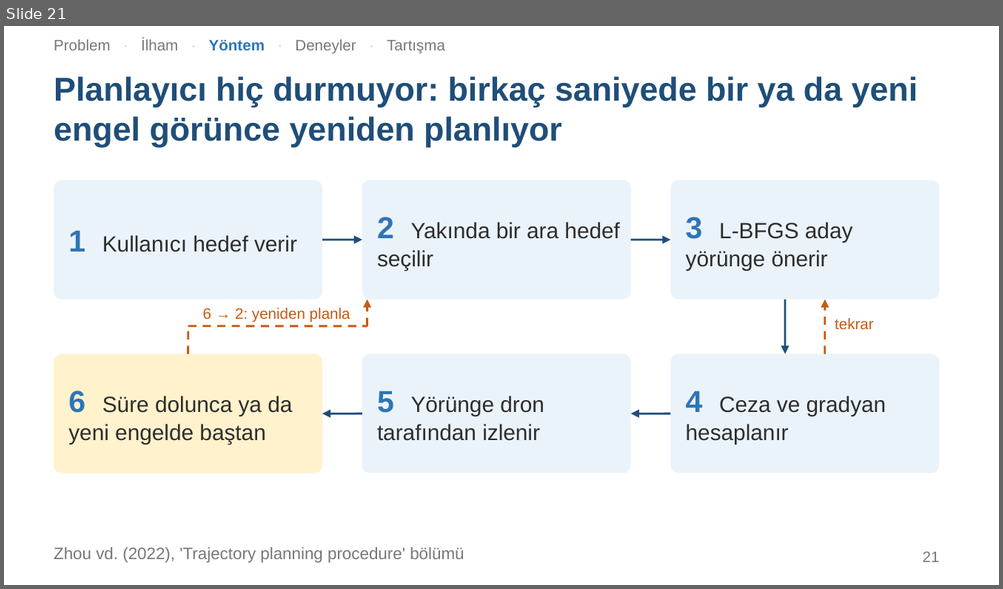
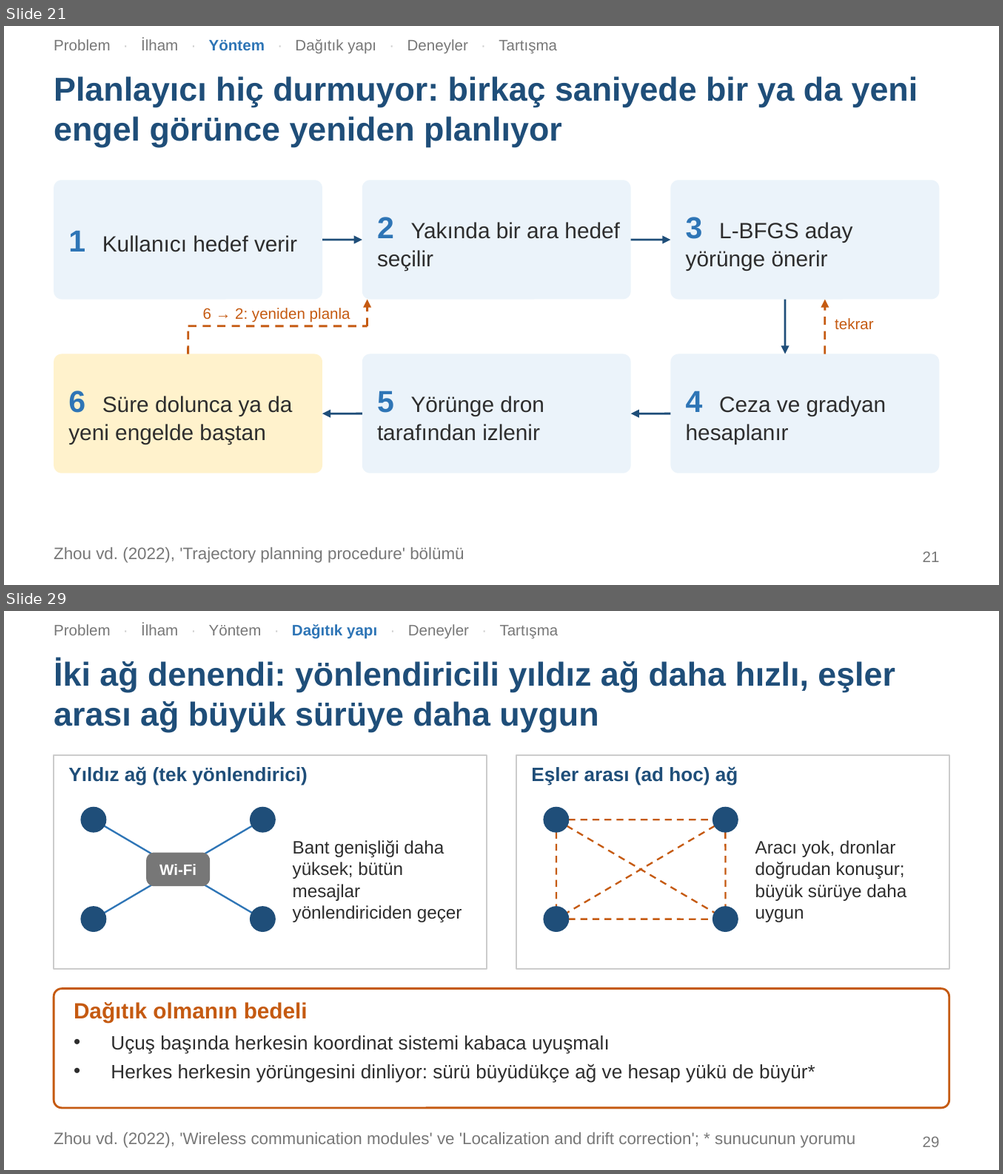
Before and after one commit to SamedBilginAlternet/zhou2022-swarm-sunum, a slide deck: Zhou2022_Suru_Sunumu.pptx. Shown one above the other, each under a label of ours: slide 21 before the commit, slides 21 and 29 after it; the slides between them are not shown. The pictures are 1003x589 and 1003x1174 pixels, drawn with LibreOffice and Linux fonts; fonts in the diff are those of the drawing. Boxes give left, top, right and bottom in pixels: in the first picture for what was removed or moved away, otherwise in the second. Text is boxed around its words. In the diff, an @@ line names an element or a change of style, - is before the commit and + after.

```diff
--- a/Zhou2022_Suru_Sunumu.pptx
+++ b/Zhou2022_Suru_Sunumu.pptx
@@ slide 29 added at (x1=4, y1=611, x2=999, y2=1170), background #FFFFFF @@
@@ text added at (x1=54, y1=624, x2=558, y2=639), 11 pt, text #777777 @@
+Problem · İlham · Yöntem · Dağıtık yapı · Deneyler · Tartışma
@@ title added at (x1=54, y1=660, x2=895, y2=732), 24 pt, text #1F4E79, bold @@
+İki ağ denendi: yönlendiricili yıldız ağ daha hızlı, eşler arası ağ büyük sürüye daha uygun
@@ rectangle added at (x1=54, y1=755, x2=486, y2=969), outline #CCCCCC 1 pt @@
@@ rectangle added at (x1=516, y1=755, x2=949, y2=969), outline #CCCCCC 1 pt @@
@@ text added at (x1=68, y1=766, x2=307, y2=786), 14 pt, text #1F4E79, bold @@
+Yıldız ağ (tek yönlendirici)
@@ text added at (x1=531, y1=766, x2=737, y2=786), 14 pt, text #1F4E79, bold @@
+Eşler arası (ad hoc) ağ
@@ ellipse added at (x1=80, y1=807, x2=106, y2=833), fill #1F4E79 @@
@@ ellipse added at (x1=250, y1=807, x2=276, y2=833), fill #1F4E79 @@
@@ ellipse added at (x1=543, y1=807, x2=569, y2=833), fill #1F4E79 @@
@@ ellipse added at (x1=712, y1=807, x2=738, y2=833), fill #1F4E79 @@
@@ line added from (178, 869) to (94, 820), #2E75B6 1.25 pt @@
@@ line added from (178, 869) to (262, 820), #2E75B6 1.25 pt @@
@@ line added from (556, 820) to (725, 820), #C55A11 1.25 pt dashed @@
@@ line added from (556, 820) to (556, 920), #C55A11 1.25 pt dashed @@
@@ line added from (556, 820) to (725, 920), #C55A11 1.25 pt dashed @@
@@ line added from (725, 820) to (556, 920), #C55A11 1.25 pt dashed @@
@@ line added from (725, 820) to (725, 920), #C55A11 1.25 pt dashed @@
@@ rounded rectangle added at (x1=146, y1=853, x2=210, y2=886), fill #777777 @@
@@ text added at (x1=293, y1=840, x2=462, y2=923), 13 pt, text #2D2D2D @@
+Bant genişliği daha yüksek; bütün mesajlar yönlendiriciden geçer
@@ text added at (x1=755, y1=840, x2=906, y2=923), 13 pt, text #2D2D2D @@
+Aracı yok, dronlar doğrudan konuşur; büyük sürüye daha uygun
@@ line added from (178, 869) to (94, 920), #2E75B6 1.25 pt @@
@@ text added at (x1=159, y1=864, x2=196, y2=875), 11 pt, text #FFFFFF, bold @@
+Wi-Fi
@@ line added from (178, 869) to (262, 920), #2E75B6 1.25 pt @@
@@ ellipse added at (x1=80, y1=906, x2=106, y2=932), fill #1F4E79 @@
@@ ellipse added at (x1=250, y1=906, x2=276, y2=932), fill #1F4E79 @@
@@ ellipse added at (x1=543, y1=906, x2=569, y2=932), fill #1F4E79 @@
@@ line added from (556, 920) to (725, 920), #C55A11 1.25 pt dashed @@
@@ ellipse added at (x1=712, y1=906, x2=738, y2=932), fill #1F4E79 @@
@@ rounded rectangle added at (x1=54, y1=989, x2=949, y2=1108), outline #C55A11 1.5 pt @@
@@ text added at (x1=74, y1=1002, x2=307, y2=1022), 16 pt, text #C55A11, bold @@
+Dağıtık olmanın bedeli
@@ text added at (x1=111, y1=1036, x2=815, y2=1082), 14 pt, text #2D2D2D @@
+• Uçuş başında herkesin koordinat sistemi kabaca uyuşmalı
+• Herkes herkesin yörüngesini dinliyor: sürü büyüdükçe ağ ve hesap yükü de büyür*
@@ text added at (x1=54, y1=1133, x2=856, y2=1148), 12 pt, text #777777 @@
+Zhou vd. (2022), 'Wireless communication modules' ve 'Localization and drift correction'; * sunucunun yorumu
@@ page number added at (x1=922, y1=1136, x2=939, y2=1147), 11 pt, text #777777 @@
+29
@@ slide 21 changed as well @@
@@ text at (x1=54, y1=39, x2=557, y2=54): text changed @@
-Problem · İlham · Yöntem · Deneyler · Tartışma
+Problem · İlham · Yöntem · Dağıtık yapı · Deneyler · Tartışma
```
Also in this commit, not shown: 35 other slides changed, 7 other slides added, 3 other files.
